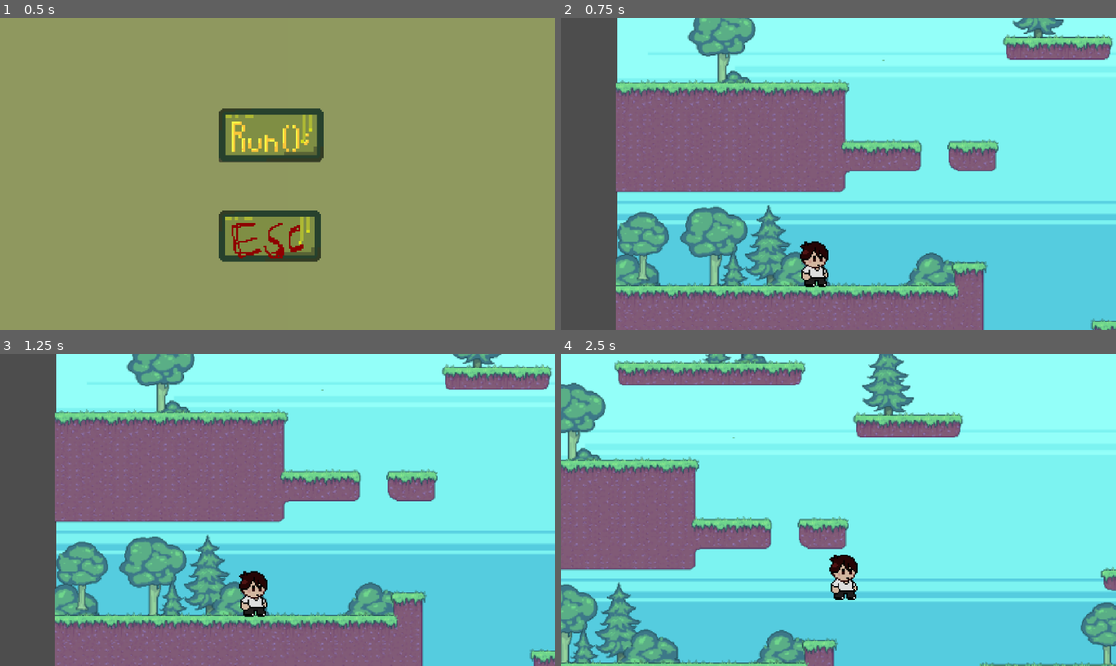
Above: before the commit, frames 1-4 (two rows, left to right).
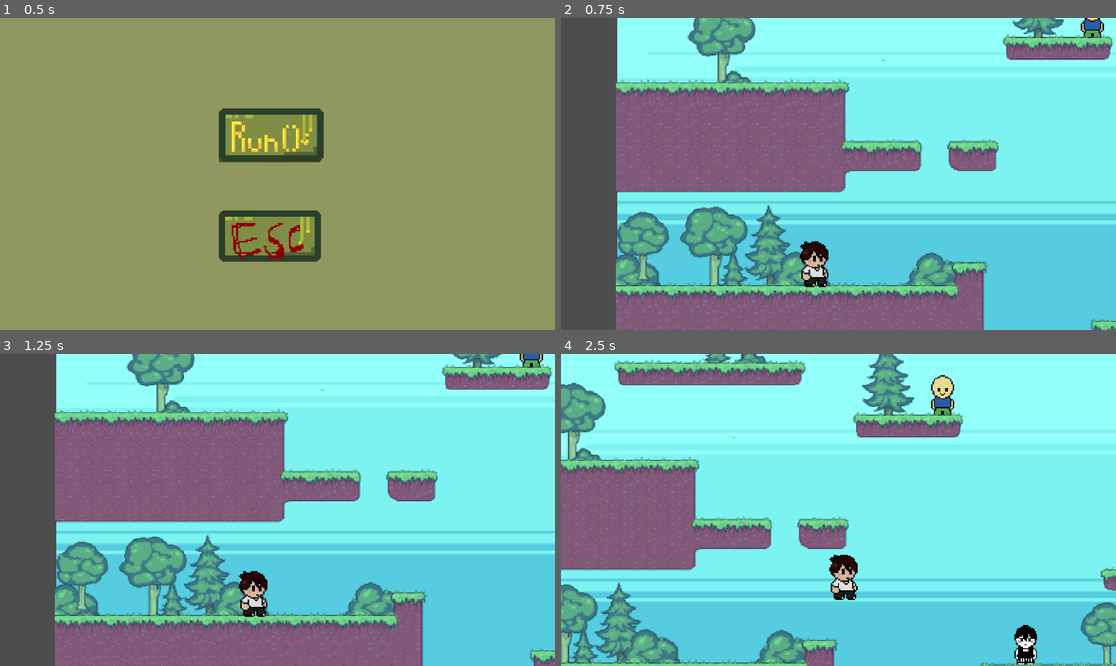
Above: after the commit, the same moments.

Repository: SecretWasThere/The-silly
Game: Godot game, scene res://scenes/TITLE_SCREEN.tscn
Two runs of this game, one before a commit and one after it. Both use one fixed random seed, a clock stepped at 60 frames per second and the inputs below.
Inputs (mouse positions are in pixels of both pictures, inside the frame that each line leads up to):
- Up to frame 1 (0.5 s): no input
- Up to frame 2 (0.75 s): click (832, 136) at 0.5 s
- Up to frame 3 (1.25 s): no input
- Up to frame 4 (2.5 s): tap Enter (ui_accept) at 1.25, 1.52, 2.27 s; hold D (ui_right) from 1.28 s (still down); tap E (interact) at 1.35, 2.1 s

Frame 1 is identical in both runs. In frame 2, 0.2% of the frame differs, in the area x 93-98%, y 0-7%; in frame 3, 0.2%; in frame 4, 0.9%, in the area x 66-86%, y 6-100%.

Commit message:
NPC fixes

Diff:
--- a/level_2.tscn
+++ b/level_2.tscn
@@ -3,6 +3,21 @@
 [ext_resource type="PackedScene" uid="uid://c7o4umiu4fwmh" path="res://scenes/PLAYER.tscn" id="2_nmjpi"]
 [ext_resource type="Texture2D" uid="uid://cuvwmibcptgwc" path="res://scenes/IMG_1867.png" id="2_xdadj"]
 [ext_resource type="AudioStream" uid="uid://uv2pllto0vyk" path="res://scenes/vgd level 2_2.ogg" id="3_1y8me"]
+[ext_resource type="Texture2D" uid="uid://d4j05n81c0pxh" path="res://sprites/Level_2_Platforms_copy.webp" id="4_1y8me"]
+
+[sub_resource type="TileSetAtlasSource" id="TileSetAtlasSource_n7ypv"]
+texture = ExtResource("4_1y8me")
+texture_region_size = Vector2i(32, 32)
+0:0/0 = 0
+0:1/0 = 0
+
+[sub_resource type="TileSet" id="TileSet_0s5r2"]
+tile_size = Vector2i(32, 32)
+physics_layer_0/collision_layer = 1
+terrain_set_0/mode = 0
+terrain_set_0/terrain_0/name = "Terrain 0"
+terrain_set_0/terrain_0/color = Color(0.5, 0.34375, 0.25, 1)
+sources/2 = SubResource("TileSetAtlasSource_n7ypv")
 
 [node name="LEVEL_2" type="Node2D" unique_id=1694600207]
 
@@ -19,3 +34,7 @@
 [node name="AudioStreamPlayer2D" type="AudioStreamPlayer2D" parent="." unique_id=846699807]
 stream = ExtResource("3_1y8me")
 autoplay = true
+
+[node name="TileMap" type="TileMap" parent="." unique_id=1440684809]
+tile_set = SubResource("TileSet_0s5r2")
+format = 2
--- a/project.godot
+++ b/project.godot
@@ -16,7 +16,7 @@
 
 config/name="TSA VDG 26"
 run/main_scene="uid://6eppcuhob63f"
-config/features=PackedStringArray("4.5", "GL Compatibility")
+config/features=PackedStringArray("4.6", "GL Compatibility")
 config/icon="res://sprites/icon.svg"
 
 [input]
--- a/scenes/LEVEL_1.tscn
+++ b/scenes/LEVEL_1.tscn
@@ -19,7 +19,7 @@
 size = Vector2(65.714355, 52.000015)
 
 [sub_resource type="RectangleShape2D" id="RectangleShape2D_dhh1w"]
-size = Vector2(140.57137, 71.42858)
+size = Vector2(77.14305, 66)
 
 [sub_resource type="PhysicsMaterial" id="PhysicsMaterial_u87iv"]
 
@@ -78,6 +78,7 @@
 size = Vector2(372, 32)
 
 [node name="LEVEL_1" type="Node2D" unique_id=1725549911]
+show_behind_parent = true
 
 [node name="PLAYER" parent="." unique_id=703367722 instance=ExtResource("1_oojl2")]
 z_index = 1
@@ -90,7 +91,7 @@
 texture = ExtResource("3_342el")
 
 [node name="M detection" type="Area2D" parent="." unique_id=1883776075]
-position = Vector2(2890, 1702)
+position = Vector2(669, 664.9999)
 scale = Vector2(0.4431735, 0.4431735)
 script = ExtResource("4_htmek")
 
@@ -98,18 +99,21 @@
 scale = Vector2(1, 1)
 
 [node name="M message" type="Label" parent="M detection" unique_id=1942358880]
+visible = false
 offset_left = -85.74512
 offset_top = -88.001465
 offset_right = 99.25488
 offset_bottom = -65.001465
 text = "I YEARN FOR THE MINES"
+metadata/_edit_use_anchors_ = true
 
 [node name="M Fake" type="Label" parent="M detection" unique_id=1750123347]
+visible = false
 offset_left = -85.74512
 offset_top = -88.001465
 offset_right = 99.25488
 offset_bottom = -65.001465
-text = "I YEARN FOR THE MINES"
+metadata/_edit_use_anchors_ = true
 
 [node name="M hitbox" type="CollisionShape2D" parent="M detection" unique_id=2133880954]
 position = Vector2(6.76947, -4.5129395)
@@ -117,7 +121,7 @@
 shape = SubResource("RectangleShape2D_htmek")
 
 [node name="N detection" type="Area2D" parent="." unique_id=1652059627]
-position = Vector2(2373, 390)
+position = Vector2(104.000244, 90.00003)
 scale = Vector2(1.75, 1.75)
 script = ExtResource("5_rhq48")
 
@@ -152,19 +156,19 @@
 
 [node name="IM prompt" type="Label" parent="IM detection" unique_id=1567443537]
 visible = false
-offset_left = -35.616455
-offset_top = -77.18611
-offset_right = 553.38354
-offset_bottom = 23.813889
+offset_left = -513.7145
+offset_top = -63.428566
+offset_right = -417.25964
+offset_bottom = 37.571434
 scale = Vector2(0.38508117, 0.378324)
 text = "Press E"
 
 [node name="IM message" type="Label" parent="IM detection" unique_id=171491279]
 visible = false
-offset_left = -25.714355
-offset_top = -55.999985
-offset_right = 563.28564
-offset_bottom = 45.000015
+offset_left = -512.0002
+offset_top = -49.71427
+offset_right = -351.73724
+offset_bottom = 51.28573
 scale = Vector2(0.38508117, 0.378324)
 text = "There's something
 going on over there
@@ -172,13 +176,13 @@
 should check it out"
 
 [node name="IOmor" type="Sprite2D" parent="IM detection" unique_id=1038909669]
-position = Vector2(434.2856, 130.85713)
+position = Vector2(-482.85718, 8.000015)
 scale = Vector2(0.99999994, 0.99999994)
 texture = ExtResource("6_stcqu")
 
 [node name="IM hitbox" type="CollisionShape2D" parent="IM detection" unique_id=1672923242]
-position = Vector2(431.4285, 132.00002)
-scale = Vector2(0.99999976, 0.99999976)
+position = Vector2(-482.2858, 12.000015)
+scale = Vector2(0.9999996, 0.9999996)
 shape = SubResource("RectangleShape2D_dhh1w")
 
 [node name="Button" type="Button" parent="." unique_id=226802403]
@@ -271,7 +275,7 @@
 shape = SubResource("RectangleShape2D_baql0")
 
 [node name="CollisionShape2D9" type="CollisionShape2D" parent="StaticBody2D" unique_id=103115376]
-position = Vector2(1186, 496)
+position = Vector2(1188, 497)
 shape = SubResource("RectangleShape2D_ajvnq")
 
 [node name="CollisionShape2D16" type="CollisionShape2D" parent="StaticBody2D" unique_id=353180529]
